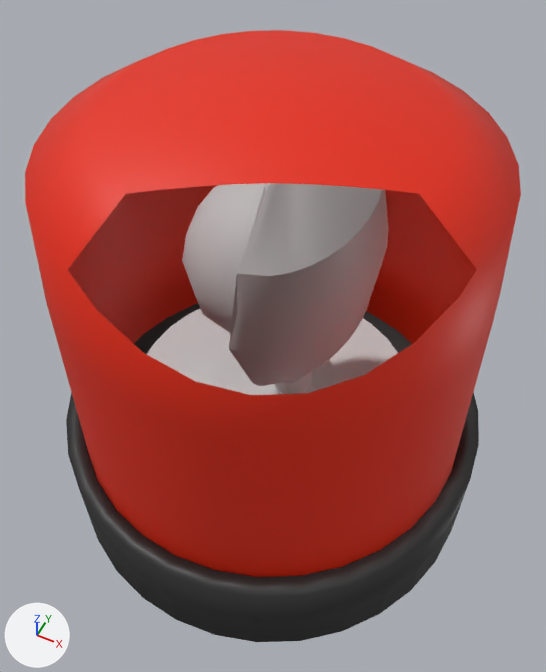
The FBX model PSMG_Team_Okapi/Assets/Models/alarmLight_3.fbx, before and after one commit.
One viewpoint serves both versions: a camera (50 mm lens) standing at (0.00252, -0.00503, 0.00808) and looking at (0.00006, -0.00011, 0.00193). Arrows for +X, +Y and +Z are at lower left; the lights stay in place. Everything nearer to the camera than a plane just in front of the edit is cut away. Where no turn or scale is listed for an object, it has been applied to the vertices.

The scene before the commit, as lines of its bpy script (objects in view):
```python
me_glass = bpy.data.meshes.new('Glass')
me_glass.from_pydata(...)  # 129 vertices, 128 faces; spans x -0.00229..0.00229, y -0.00229..0.00229, z 0.00025..0.0047
me_glass.materials.append(mat_alarmlight_glas_mat)  # red #e72700
me_rotator = bpy.data.meshes.new('Rotator')
me_rotator.from_pydata(...)  # 128 vertices, 98 faces; spans x -0.0025..0.0025, y -0.0025..0.0025, z -0.00062..0.00062
me_rotator.materials.append(mat_alarm_light_socket_mat)  # black #292929
me_socket_001 = bpy.data.meshes.new('Socket_001')
me_socket_001.from_pydata(...)  # 383 vertices, 381 faces; spans x -0.17..0.17, y 0.023..0.443, z -0.17..0.17
me_socket_001.materials.append(mat_alarm_light_rotator_mat)  # white #e7e7e7
ob_glass = bpy.data.objects.new('Glass', me_glass)
ob_glass.location = (0.0, 0.0, 0.0)
ob_rotator = bpy.data.objects.new('Rotator', me_rotator)
ob_rotator.location = (0.0, 0.0, 0.0)
ob_socket_001 = bpy.data.objects.new('Socket_001', me_socket_001)
ob_socket_001.location = (0.0, 0.0, 0.0)
ob_socket_001.rotation_euler = (1.571, 0.0, 0.0)  # degrees (90, 0, 0)
ob_socket_001.scale = (0.01, 0.01, 0.01)
# also in view: 'Sphere' at (0.0, 0.0, 0.00297)
```
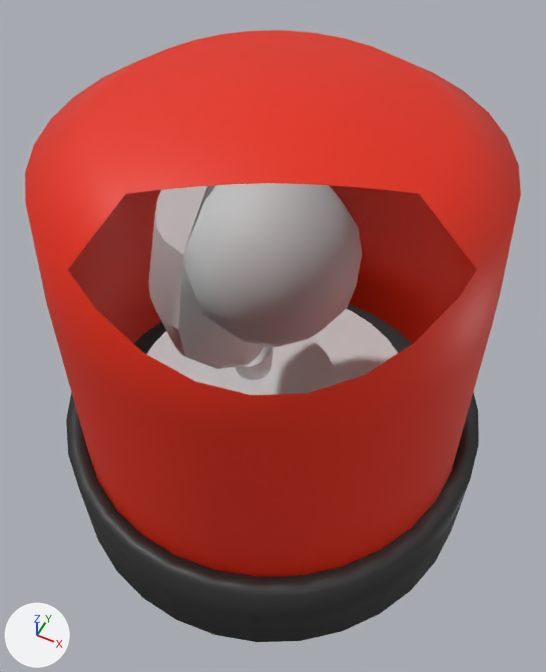
Edits to the scene script, one JSON object a line:
```json
{"op": "set", "path": "ob_socket_001.rotation_euler", "old": "(1.571, 0.0, 0.0)", "new": "(1.571, 0.0, -3.142)", "note": "degrees (90, 0, 0) -> degrees (90, 0, -180)"}
```

Where the change shows, as pixel boxes (x1, y1, x2, y2) in the pictures (546 x 672 px):
```json
{"object": "Socket_001", "change": "turned", "before": [147, 183, 398, 395], "after": [147, 185, 398, 395]}
{"object": "Sphere", "change": "unchanged, uncovered by the edit", "before": [182, 183, 267, 333], "after": [183, 183, 362, 347]}
```
